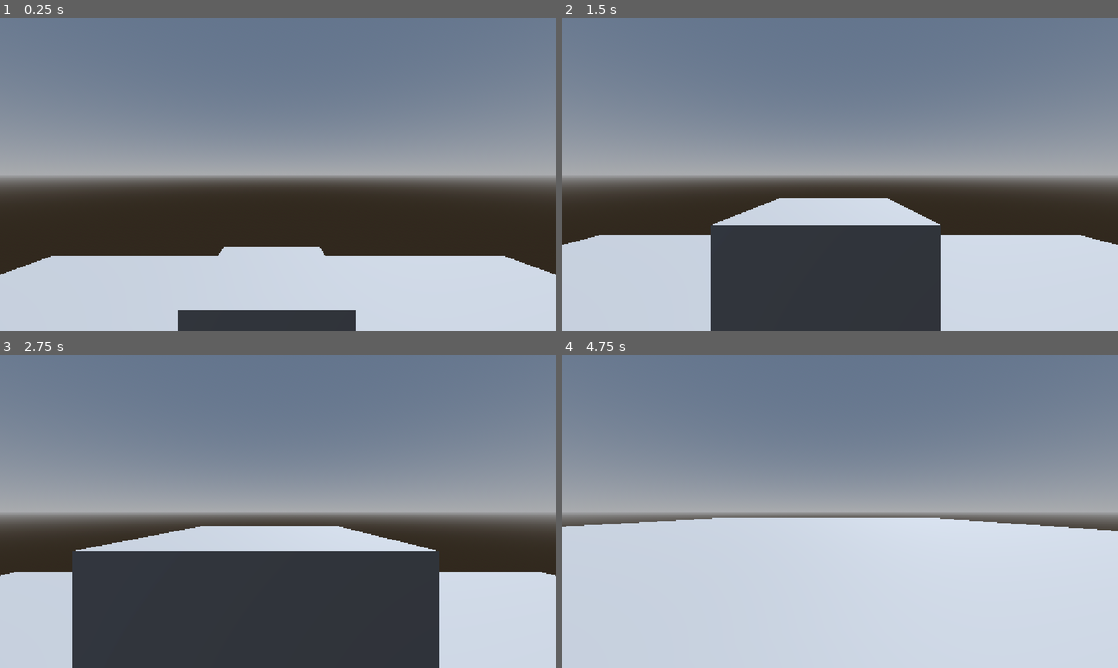
Above: before the commit, frames 1-4 (two rows, left to right).
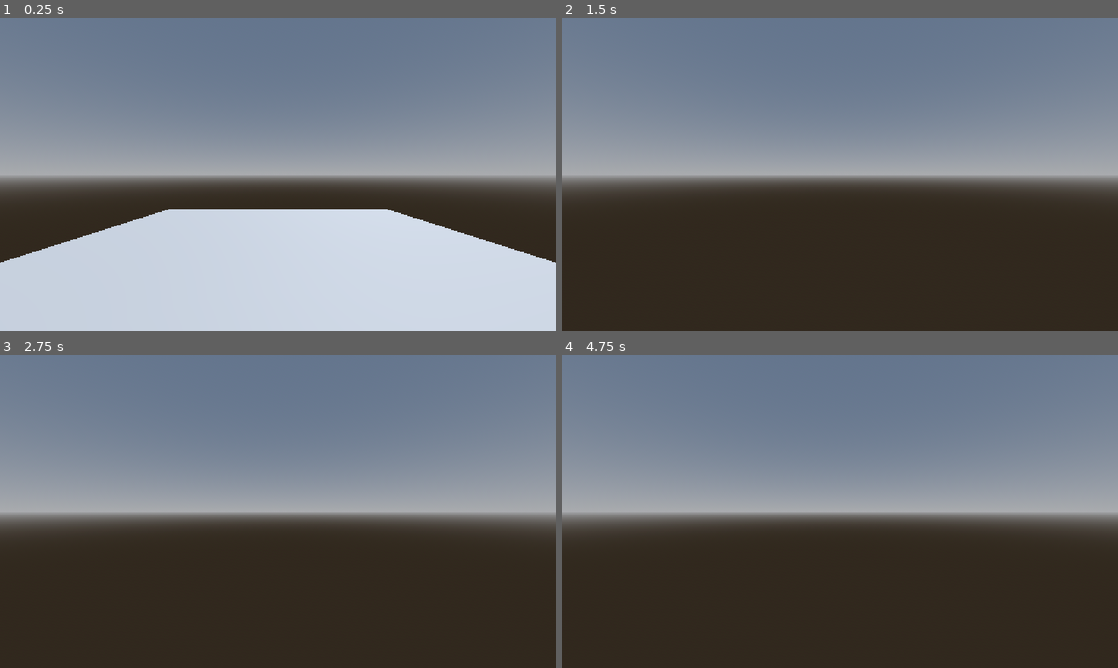
Above: after the commit, the same moments.

Repository: Kioshi-the-Proto/The-Last-Shift
Game: Godot game, scene res://world.tscn
Two runs of this game, one before a commit and one after it. Both use one fixed random seed, a clock stepped at 60 frames per second and the inputs below.
Inputs:
- Up to frame 1 (0.25 s): no input
- Up to frame 2 (1.5 s): tap Enter (ui_accept) at 0.5, 0.77 s; hold W (up) from 0.53 s (still down)
- Up to frame 3 (2.75 s): keep holding W (up); tap Enter (ui_accept) at 1.52, 2 s
- Up to frame 4 (4.75 s): keep holding W (up); tap Enter (ui_accept) at 2.75, 3.02, 3.5, 3.77, 4.25, 4.52 s

The runs differ from the first frame. In frame 1, 12% of the frame differs, in the area x 0-100%, y 61-100%; in frame 2, 34%; in frame 3, 39%; in frame 4, 47%, in the area x 0-100%, y 52-100%.

Commit message:
addedworking movement and a bigger floor

Diff:
--- a/character_body_3d.gd
+++ b/character_body_3d.gd
@@ -1,24 +1,23 @@
 extends CharacterBody3D
 
 
-const SPEED = 5.0
+const SPEED = 10
 const JUMP_VELOCITY = 4.5
 
 const SENSITIVITY = 0.005
-@onready var head = $Head
+@onready var head = $Head #lost my head
 @onready var cam = $Head/Camera3D
 
 func _physics_process(delta: float) -> void:
-	# Add the gravity.
+	# Add the down gravity
 	if not is_on_floor():
 		velocity += get_gravity() * delta
 
-	# Handle jump.
+	# Handle jumps, hops, or skips
 	if Input.is_action_just_pressed("ui_accept") and is_on_floor():
 		velocity.y = JUMP_VELOCITY
 
-	# Get the input direction and handle the movement/deceleration.
-	# As good practice, you should replace UI actions with custom gameplay actions.
+#dif movement keys to do stuff
 	var input_dir := Input.get_vector("left", "right", "up", "down")
 	var direction = (head.transform.basis*Vector3(input_dir.x,0,input_dir.y))
 	if direction:
@@ -27,13 +26,12 @@
 	else:
 		velocity.x = move_toward(velocity.x, 0, SPEED)
 		velocity.z = move_toward(velocity.z, 0, SPEED)
-
-func _ready():
+	#keep this does movement stuff
+	move_and_slide()
+func _ready(): #THIS STUFF DOES THE CAMREA DO NOT TOUCH!
 	Input.set_mouse_mode(Input.MOUSE_MODE_CAPTURED)
 func _unhandled_input(event):
 	if event is InputEventMouse:
 		head.rotate_y(-event.relative.x*SENSITIVITY)
 		cam.rotate_x(-event.relative.y*SENSITIVITY)
 		cam.rotation.x = clamp(cam.rotation.x,deg_to_rad(-40),deg_to_rad(60	))
-
-	move_and_slide()
--- a/world.tscn
+++ b/world.tscn
@@ -30,7 +30,7 @@
 shadow_enabled = true
 
 [node name="CSGMesh3D" type="CSGMesh3D" parent="." unique_id=533182606]
-transform = Transform3D(10, 0, 0, 0, 0.01, 0, 0, 0, 10, 0, 0, 0)
+transform = Transform3D(9.3, 0, 0, 0, 0.01, 0, 0, 0, 18.5, 0, 0, 0)
 use_collision = true
 mesh = SubResource("BoxMesh_ayajn")
 
@@ -43,7 +43,7 @@
 mesh = SubResource("CapsuleMesh_ayajn")
 
 [node name="CollisionShape3D" type="CollisionShape3D" parent="CharacterBody3D" unique_id=1077465334]
-transform = Transform3D(1, 0, 0, 0, 1, 0, 0, 0, 1, 0, 1.43, 0)
+transform = Transform3D(1, 0, 0, 0, 1, 0, 0, 0, 1, 0, 1.0440301, 0)
 shape = SubResource("CapsuleShape3D_ayajn")
 
 [node name="Head" type="Node3D" parent="CharacterBody3D" unique_id=885347531]
@@ -51,6 +51,5 @@
 
 [node name="Camera3D" type="Camera3D" parent="CharacterBody3D/Head" unique_id=281320170]
 
-[node name="CSGBox3D" type="CSGBox3D" parent="." unique_id=1993081074]
-transform = Transform3D(1, 0, 0, 0, 1, 0, 0, 0, 1, -0.06126213, 0.5523979, -2.1298218)
-use_collision = true
+[node name="CSGBox3D" type="CSGBox3D" parent="." unique_id=1476298985]
+transform = Transform3D(1, 0, 0, 0, 1, 0, 0, 0, 1, 7.3465586, 0, 0.34038353)
